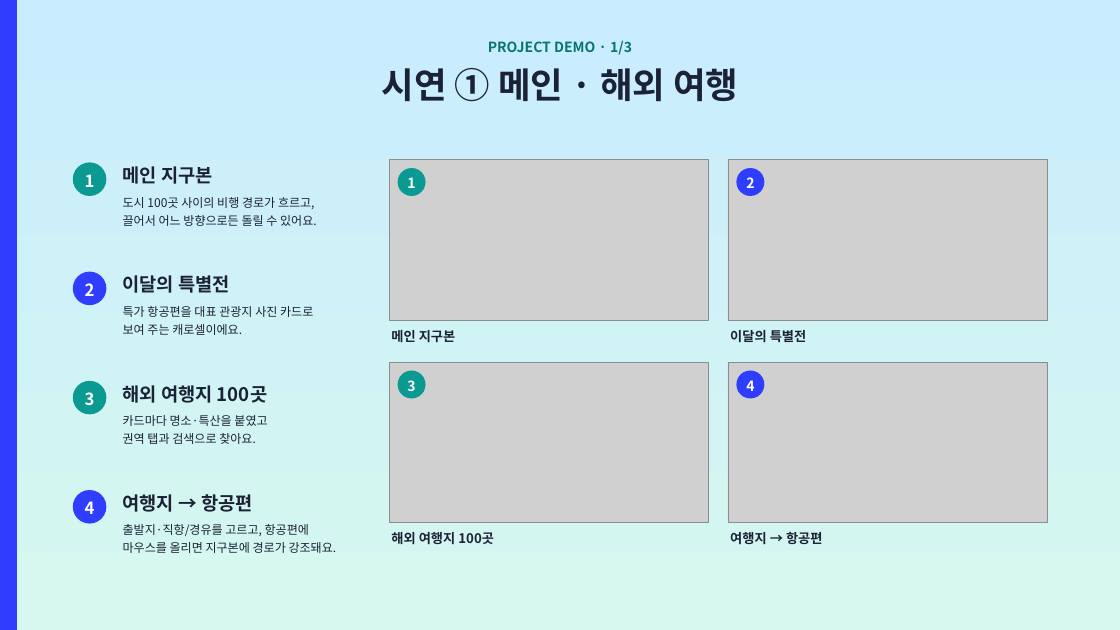
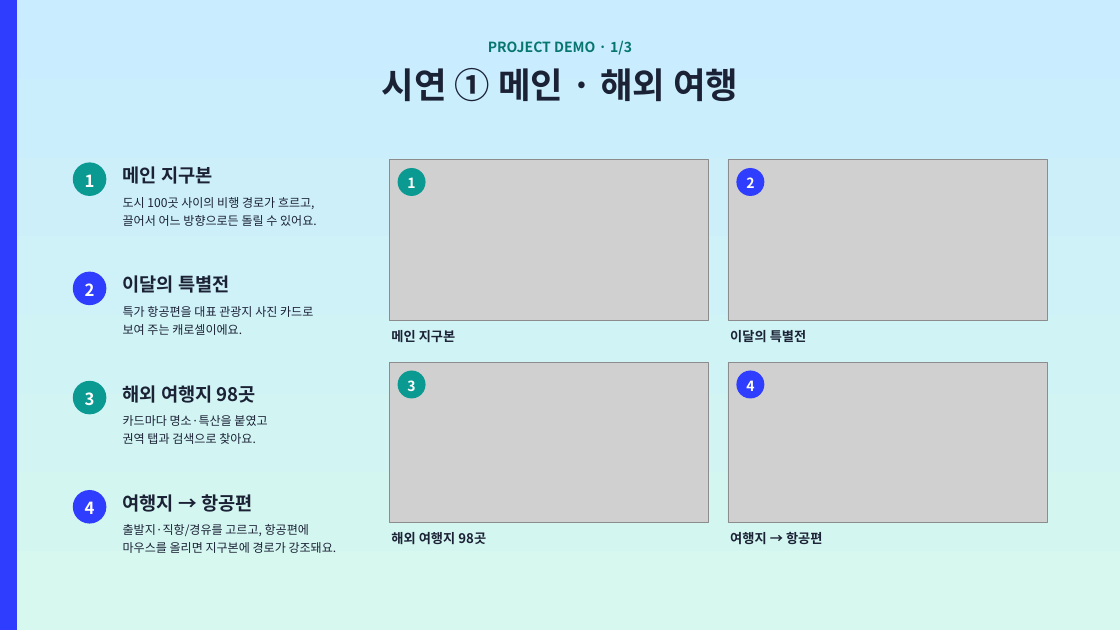
Before and after one commit to ho8566z/nado-gam_word, a slide deck: slide 13 of ppt_output/나도감_발표.pptx. Drawn at 1120x630 pixels with LibreOffice and Linux fonts; fonts in the diff are those of the drawing; grey boxes stand for pictures. Boxes give left, top, right and bottom in pixels: in the first picture for what was removed or moved away, otherwise in the second. Text is boxed around its words. In the diff, an @@ line names an element or a change of style, - is before the commit and + after.

```diff
--- a/ppt_output/나도감_발표.pptx
+++ b/ppt_output/나도감_발표.pptx
@@ text at bbox=[123, 385, 256, 403]: text changed @@
-해외 여행지 100곳
+해외 여행지 98곳
@@ text at bbox=[391, 532, 486, 544]: text changed @@
-해외 여행지 100곳
+해외 여행지 98곳
```
Also in this commit, not shown: 12 other slides changed, 6 other files.
